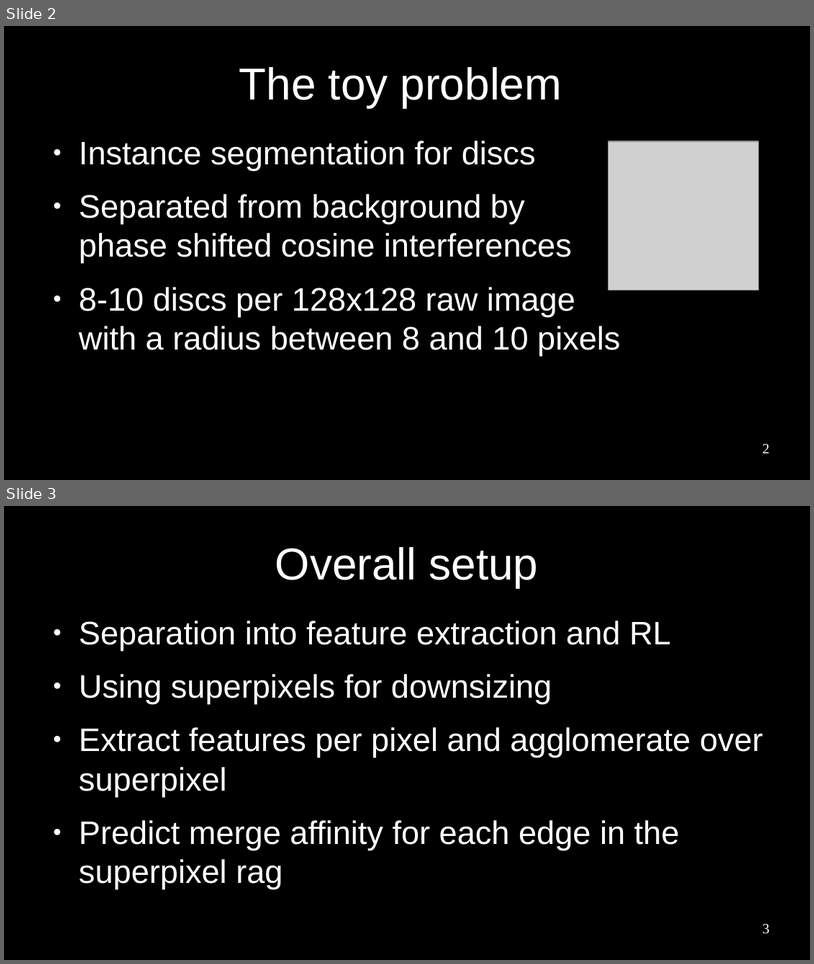
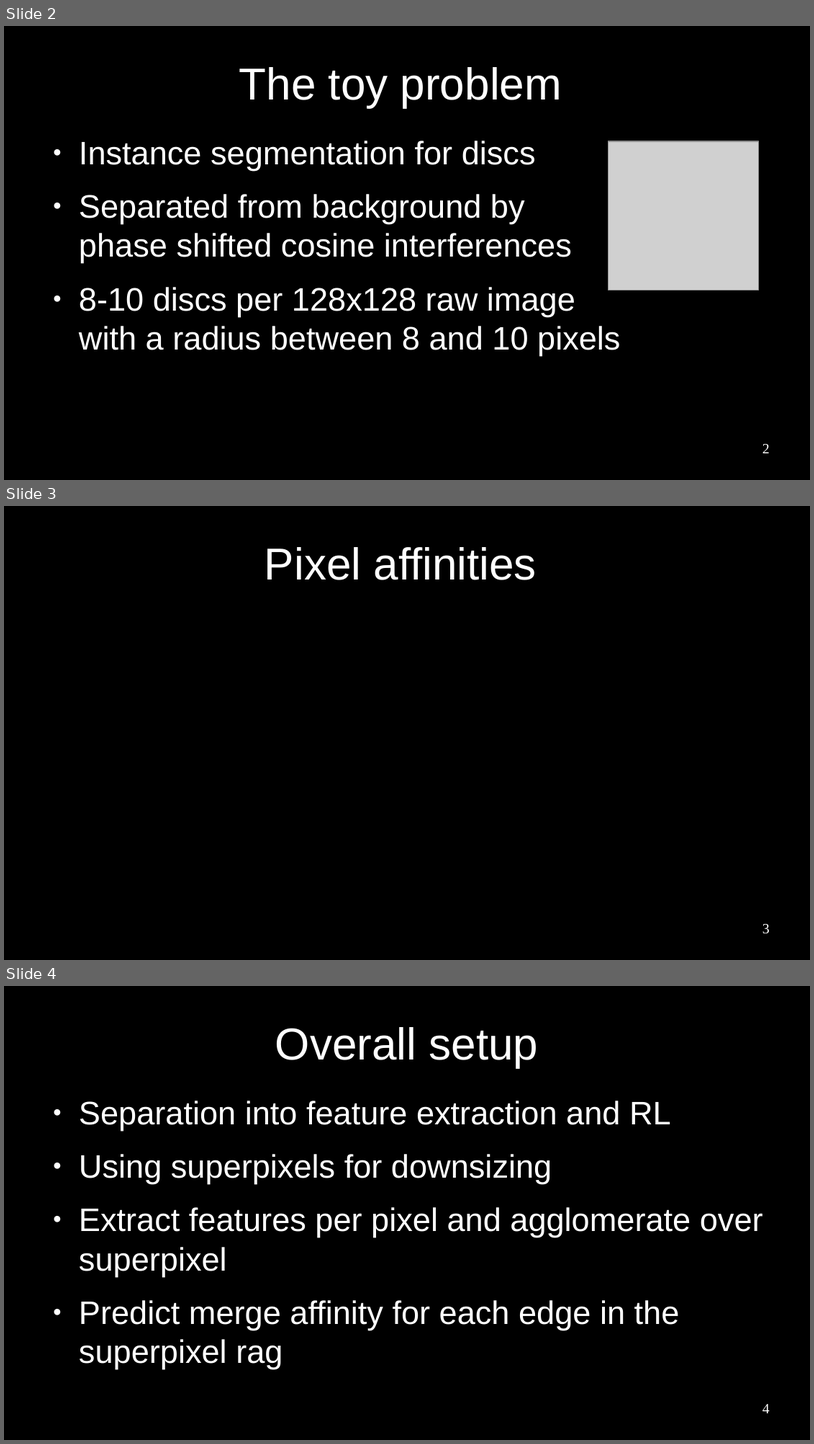
Before and after one commit to paulhfu/sideProject, a slide deck: thesis/presentation/pres.odp. Shown one above the other, each under a label of ours: slides 2 and 3 before the commit, slides 2, 3 and 4 after it. The pictures are 814x964 and 814x1444 pixels, drawn with LibreOffice and Linux fonts; fonts in the diff are those of the drawing; grey boxes stand for pictures. Boxes give left, top, right and bottom in pixels: in the first picture for what was removed or moved away, otherwise in the second. Text is boxed around its words. In the diff, an @@ line names an element or a change of style, - is before the commit and + after.

```diff
--- a/thesis/presentation/pres.odp
+++ b/thesis/presentation/pres.odp
@@ slide 3 added at (x1=4, y1=506, x2=810, y2=960), background #000000 @@
@@ title added at (x1=265, y1=547, x2=537, y2=580), 44 pt, text #FFFFFF @@
+Pixel affinities
@@ page number added at (x1=763, y1=924, x2=770, y2=934), 14 pt, text #FFFFFF @@
+3
@@ what was slide 3 is now slide 4 @@
@@ page number at (x1=763, y1=1404, x2=770, y2=1413): text changed @@
-3
+4
```
Also in this commit, not shown: 4 slides changed, 7 other slides added, 10 other files.
